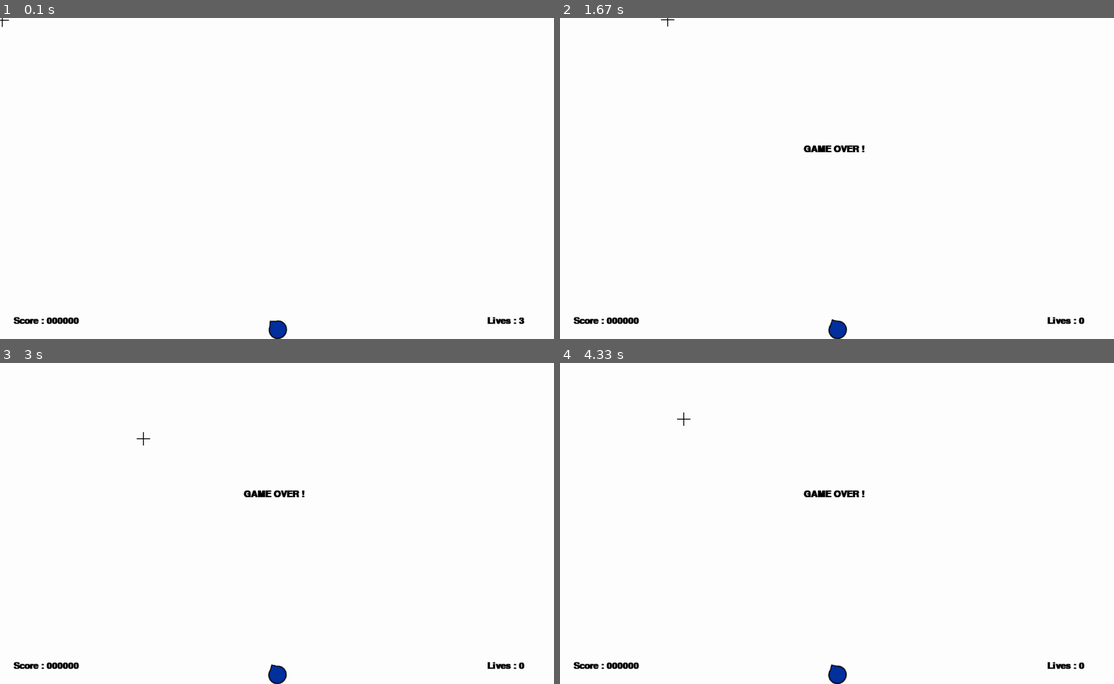
Above: before the commit, frames 1-4 (two rows, left to right).
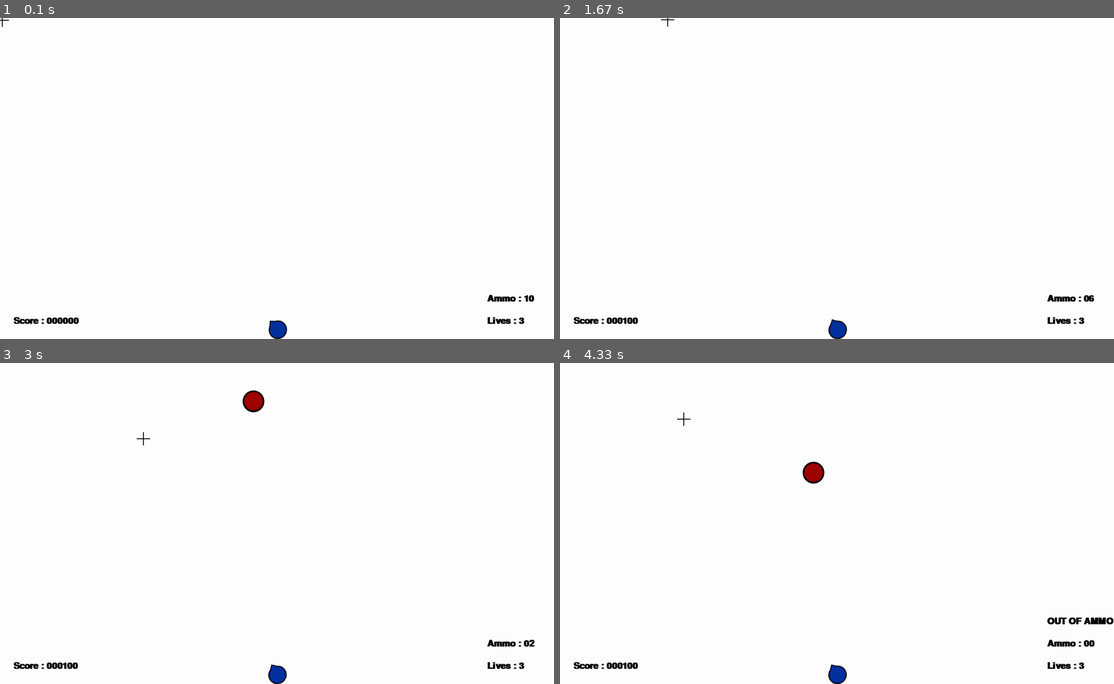
Above: after the commit, the same moments.

Repository: fanagiannis/DECK-COMMANDER
Game: pygame game, started from Game.py
Two runs of this game, one before a commit and one after it. Both use one fixed random seed, a clock stepped at 60 frames per second and the inputs below.
Inputs (mouse positions are in pixels of both pictures, inside the frame that each line leads up to):
- Up to frame 1 (0.1 s): no input
- Up to frame 2 (1.67 s): click (837, 178) at 0.38 s; click (1030, 217) at 0.72 s; click (903, 156) at 1.05 s; click (665, 18) at 1.38 s
- Up to frame 3 (3 s): click (470, 587) at 1.72 s; click (243, 452) at 2.05 s; press the mouse at (254, 369) at 2.37 s; move the mouse to (282, 491) at 2.47 s; release the mouse at (310, 613) at 2.6 s; click (144, 440) at 2.72 s
- Up to frame 4 (4.33 s): click (670, 411) at 3.05 s; click (859, 610) at 3.38 s; click (1003, 639) at 3.72 s; click (681, 417) at 4.05 s

The runs differ from the first frame. In frame 1, 0.1% of the frame differs, in the area x 87-97%, y 86-89%; in frame 2, 0.4%; in frame 3, 0.6%; in frame 4, 0.8%, in the area x 11-100%, y 30-96%.

Commit message:
GAME V0.5.3 AMMO ADDITION

Diff:
--- a/Game.py
+++ b/Game.py
@@ -51,14 +51,16 @@
         if self.Fired==False:
             self.Fired=True
             self.pos = self.rect.center
-            if P.lives>0:
-                screen_effect(COLOR_YELLOW)
-                if self.rect.colliderect(T.rect):
-                    P.score+=score_value
-                else:
-                    P.lives-=1
-                self.Fired=False
-
+            if P.bullets>0:
+                if P.lives>0:
+                    screen_effect(COLOR_YELLOW)
+                    if self.rect.colliderect(T.rect):
+                        T.reset_position()
+                        P.score+=score_value
+
+                    P.bullets-=1
+                    self.Fired=False
+                    print(P.bullets)
 
     def update (self):
         #self.fire()
@@ -77,6 +79,12 @@
         self.rect.center=self.pos
         print(self.pos)
 
+    def reset_position(self):
+        self.posx=random.randint(40,DISPLAY_WIDTH-40)
+        self.posy=-100
+        self.pos=(self.posx,self.posy)
+        self.speed+=1
+
     def gravity(self):
         #self.posy+=random.randint(40,DISPLAY_HEIGHT-self.offset)
         if P.lives>0:
@@ -84,19 +92,8 @@
                 self.posy+=self.speed
                 self.pos = (self.posx,self.posy)
             else:
-                self.posx=random.randint(40,DISPLAY_WIDTH-40)
-                self.posy=-100
-                self.pos=(self.posx,self.posy)
+                self.reset_position()
                 P.lives-=1
-            if self.posy==DISPLAY_HEIGHT:
-                self.speed+=1
-
-    def what(self):
-        self.velocity_x=0
-        self.velocity_y=0
-        #self.get_random_pos()
-        #self.rect.center=self.pos
-
 
     def move(self):
        # self.posx=self.rect.centerx
@@ -129,9 +126,9 @@
         self.pos=(self.posx,self.posy)
         self.rect.center=self.pos
         self.canfire=True
-
         self.score=0
         self.lives=3
+        self.bullets=10
 
     def rotation(self):
         self.mouseposx,self.mouseposy=get_mousepos()
@@ -169,10 +166,12 @@
     global P
     P=Player()
 
-    global score_message_pos,lives_message_pos,game_over_message_pos
+    global score_message_pos,lives_message_pos,game_over_message_pos,ammo_message_pos, ammo_no_message_pos
     score_message_pos=(30,DISPLAY_HEIGHT-50)
     lives_message_pos=(DISPLAY_WIDTH-150,DISPLAY_HEIGHT-50)
     game_over_message_pos=(DISPLAY_WIDTH/2-75,DISPLAY_HEIGHT/2-75)
+    ammo_message_pos=(DISPLAY_WIDTH-150,DISPLAY_HEIGHT-100)
+    ammo_no_message_pos=(DISPLAY_WIDTH-150,DISPLAY_HEIGHT-150)
 
     global score_value
     score_value=100
@@ -180,9 +179,12 @@
 
 def spawner():
     score_live="%06d" % P.score
-    score_message_text= "Score : "+ score_live #ADD ZEROES BEFORE SCORE
-    lives_message_text= "Lives : "+ str(P.lives)
-    game_over_message_text="GAME OVER ! "
+    ammo_live="%02d" % P.bullets
+    score_message_text = "Score : "+ score_live #ADD ZEROES BEFORE SCORE
+    lives_message_text = "Lives : "+ str(P.lives)
+    game_over_message_text = "GAME OVER ! "
+    ammo_message_text = "Ammo : " + ammo_live
+    ammo_no_message_text = "OUT OF AMMO! "
 
     if P.lives>0:
         DISPLAY_WINDOW.blit(T.image,T.rect) #Target Spawn
@@ -193,6 +195,9 @@
 
     message(score_message_text,COLOR_BLACK,score_message_pos)
     message(lives_message_text,COLOR_BLACK,lives_message_pos)
+    message(ammo_message_text,COLOR_BLACK,ammo_message_pos)
+    if P.bullets<=0:
+        message(ammo_no_message_text,COLOR_BLACK,ammo_no_message_pos)
 
     ADS.update()
     P.update()
